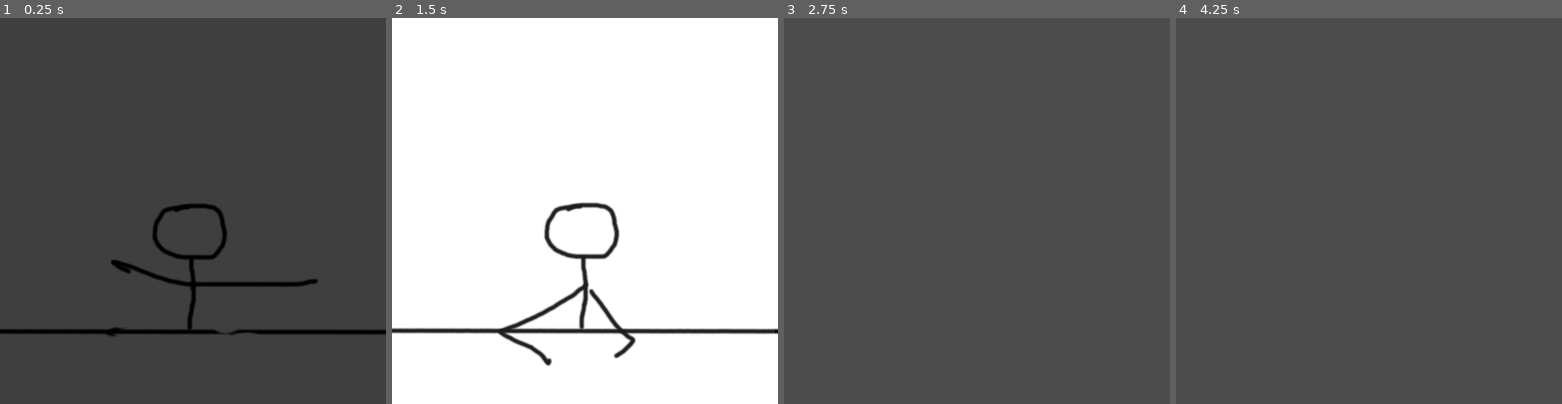
Above: before the commit, frames 1-4 (left to right).
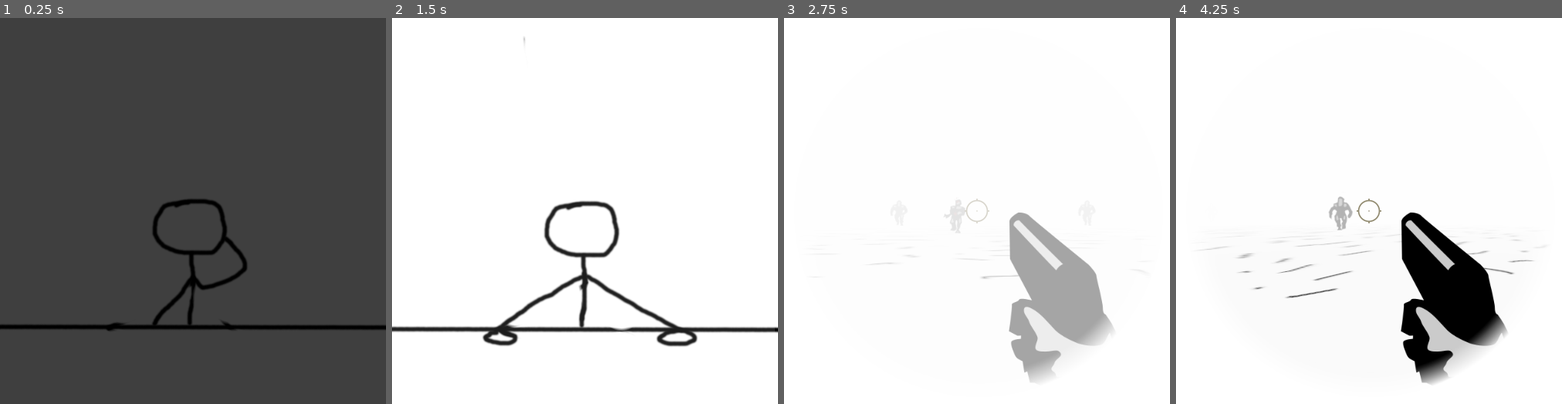
Above: after the commit, the same moments.

Repository: andresleonardobg/Cinco
Game: Godot game, scene res://scenes/final_dialog.tscn
Two runs of this game, one before a commit and one after it. Both use one fixed random seed, a clock stepped at 60 frames per second and the inputs below. This scene is started directly instead of the project's main scene.
Inputs (mouse positions are in pixels of both pictures, inside the frame that each line leads up to):
- Up to frame 1 (0.25 s): no input
- Up to frame 2 (1.5 s): tap Enter (ui_accept) at 0.5, 0.77 s; move the mouse to (669, 191) at 0.52 s; press the mouse at (669, 191) at 0.53 s; hold D (right) 0.53-1.28 s; move the mouse to (507, 230) at 1.27 s; release the mouse at (507, 230) at 1.28 s; hold S (down) from 1.28 s (still down); click (507, 230) at 1.35 s
- Up to frame 3 (2.75 s): tap Enter (ui_accept) at 1.52 s; move the mouse to (1015, 126) at 2.02 s; release S (down) at 2.03 s; press the mouse at (1015, 126) at 2.03 s; hold D (right) from 2.03 s (still down)
- Up to frame 4 (4.25 s): move the mouse to (1349, 288) at 2.77 s; release D (right) at 2.78 s; release the mouse at (1349, 288) at 2.78 s; hold W (up) 2.78-3.53 s; click (1349, 288) at 2.85 s; tap Enter (ui_accept) at 3.02, 3.77 s; move the mouse to (1484, 268) at 3.52 s; press the mouse at (1484, 268) at 3.53 s; hold A (left) from 3.53 s (still down)

The runs differ from the first frame. In frame 1, 4.1% of the frame differs, in the area x 0-100%, y 46-83%; in frame 2, 4.5%; in frame 3, 100%, in the area x 0-100%, y 0-100%; in frame 4, 100%.

Commit message:
scenes works

Diff:
--- a/scenes/3d/player.tscn
+++ b/scenes/3d/player.tscn
@@ -39,6 +39,21 @@
 "name": "shot",
 "speed": 10.0
 } ]
+
+[sub_resource type="Animation" id=7]
+resource_name = "fadeIn"
+tracks/0/type = "value"
+tracks/0/path = NodePath(".:color")
+tracks/0/interp = 1
+tracks/0/loop_wrap = true
+tracks/0/imported = false
+tracks/0/enabled = true
+tracks/0/keys = {
+"times": PoolRealArray( 0, 1 ),
+"transitions": PoolRealArray( 1, 1 ),
+"update": 0,
+"values": [ Color( 1, 1, 1, 1 ), Color( 1, 1, 1, 0 ) ]
+}
 
 [node name="player" type="KinematicBody"]
 script = ExtResource( 1 )
@@ -84,4 +99,16 @@
 texture = ExtResource( 4 )
 offset = Vector2( 500, 500 )
 
+[node name="ColorRect" type="ColorRect" parent="CanvasLayer"]
+margin_right = 500.0
+margin_bottom = 500.0
+color = Color( 1, 1, 1, 0 )
+__meta__ = {
+"_edit_use_anchors_": false
+}
+
+[node name="AnimationPlayer" type="AnimationPlayer" parent="CanvasLayer/ColorRect"]
+anims/fadeIn = SubResource( 7 )
+
 [connection signal="animation_finished" from="CanvasLayer/Control/AnimatedSprite" to="." method="_on_AnimatedSprite_animation_finished"]
+[connection signal="animation_finished" from="CanvasLayer/ColorRect/AnimationPlayer" to="." method="_on_AnimationPlayer_animation_finished"]
--- a/scenes/final_dialog.tscn
+++ b/scenes/final_dialog.tscn
@@ -66,7 +66,6 @@
 
 [node name="AnimatedSprite" type="AnimatedSprite" parent="."]
 frames = SubResource( 5 )
-frame = 1
 playing = true
 offset = Vector2( 250, 250 )
 
--- a/scenes/level.tscn
+++ b/scenes/level.tscn
@@ -136,6 +136,22 @@
 extents = Vector2( 58.6228, 32.0098 )
 
 [sub_resource type="Animation" id=18]
+resource_name = "fadeOut"
+length = 2.0
+tracks/0/type = "value"
+tracks/0/path = NodePath(".:color")
+tracks/0/interp = 1
+tracks/0/loop_wrap = true
+tracks/0/imported = false
+tracks/0/enabled = true
+tracks/0/keys = {
+"times": PoolRealArray( 0, 2 ),
+"transitions": PoolRealArray( 1, 1 ),
+"update": 0,
+"values": [ Color( 0, 0, 0, 0 ), Color( 0, 0, 0, 1 ) ]
+}
+
+[sub_resource type="Animation" id=19]
 tracks/0/type = "value"
 tracks/0/path = NodePath(".:modulate")
 tracks/0/interp = 1
@@ -143,10 +159,10 @@
 tracks/0/imported = false
 tracks/0/enabled = true
 tracks/0/keys = {
-"times": PoolRealArray( 0, 1 ),
-"transitions": PoolRealArray( 1, 1 ),
+"times": PoolRealArray( 0, 0.001, 1 ),
+"transitions": PoolRealArray( 1, 1, 1 ),
 "update": 0,
-"values": [ Color( 1, 1, 1, 1 ), Color( 1, 1, 1, 0 ) ]
+"values": [ Color( 1, 1, 1, 1 ), Color( 1, 1, 1, 1 ), Color( 1, 1, 1, 0 ) ]
 }
 
 [node name="level" type="Node2D"]
@@ -707,6 +723,18 @@
 [node name="CollisionShape2D" type="CollisionShape2D" parent="map/interaction/cabina/Area2D2"]
 shape = SubResource( 17 )
 
+[node name="ColorRect" type="ColorRect" parent="map/interaction/cabina"]
+visible = false
+margin_right = 500.0
+margin_bottom = 500.0
+color = Color( 0, 0, 0, 0 )
+__meta__ = {
+"_edit_use_anchors_": false
+}
+
+[node name="AnimationPlayer" type="AnimationPlayer" parent="map/interaction/cabina/ColorRect"]
+anims/fadeOut = SubResource( 18 )
+
 [node name="note" parent="map/interaction" instance=ExtResource( 22 )]
 position = Vector2( 1500, 1000 )
 node = NodePath("../interactive")
@@ -737,7 +765,7 @@
 }
 
 [node name="AnimationPlayer" type="AnimationPlayer" parent="navigationCam/fadeIn"]
-anims/fadeIn = SubResource( 18 )
+anims/fadeIn = SubResource( 19 )
 
 [connection signal="animation_finished" from="map/firtsDoor/AnimationPlayer" to="map/firtsDoor" method="_on_AnimationPlayer_animation_finished"]
 [connection signal="timeout" from="map/navigation/door3/Timer" to="map/navigation/door3" method="_on_Timer_timeout"]
@@ -760,5 +788,5 @@
 [connection signal="input_event" from="map/interaction/tablet" to="map/interaction/tablet" method="_on_tablet_input_event"]
 [connection signal="area_entered" from="map/interaction/cabina/Area2D" to="map/interaction/cabina" method="_on_Area2D_area_entered"]
 [connection signal="input_event" from="map/interaction/cabina/Area2D2" to="map/interaction/cabina" method="_on_Area2D2_input_event"]
-[connection signal="input_event" from="map/interaction/cabina/Area2D2" to="navigationCam/fadeIn" method="_on_Area2D2_input_event"]
+[connection signal="animation_finished" from="map/interaction/cabina/ColorRect/AnimationPlayer" to="map/interaction/cabina" method="_on_AnimationPlayer_animation_finished"]
 [connection signal="animation_finished" from="navigationCam/fadeIn/AnimationPlayer" to="navigationCam/fadeIn" method="_on_AnimationPlayer_animation_finished"]
--- a/scripts/3d/player.gd
+++ b/scripts/3d/player.gd
@@ -7,7 +7,8 @@
 
 func _ready() -> void:
 	Input.set_mouse_mode(Input.MOUSE_MODE_CAPTURED)
-	pass # Replace with function body.
+
+	$CanvasLayer/ColorRect/AnimationPlayer.play("fadeIn")
 
 func _input(event: InputEvent) -> void:
 	if Input.is_action_pressed("click"):
@@ -48,3 +49,7 @@
 
 func _on_AnimatedSprite_animation_finished() -> void:
 	$CanvasLayer/Control/AnimatedSprite.playing = false
+
+
+func _on_AnimationPlayer_animation_finished(anim_name: String) -> void:
+	pass # Replace with function body.
--- a/scripts/Global.gd
+++ b/scripts/Global.gd
@@ -11,13 +11,13 @@
 var inRoom = true
 var firts_dialog = true
 var dialog = load("res://scenes/dialogs.tscn")
-onready var node = get_node("/root/level")
+var node_level
 
 #nav visible and block obj
 var vis = true
 var obj = false
 
-func show_dialog(t):
+func show_dialog(t, node):
 	var d = dialog.instance()
 	d.textSelected = t
 	node.add_child(d)
@@ -28,28 +28,33 @@
 func _process(delta: float) -> void:
 	#dialogos
 	if map:
+		if get_tree().get_current_scene().get_name() == "level":
 		#cuando se encuentra por primera vez al viejo
-		if map.y == -4000 and map.x == 0 and firts_dialog:
-			show_dialog(1)
-			firts_dialog = false
-		#luego de cargar el software
-		if map.y == -4000 and softwareLoad:
-			show_dialog(2)
-			softwareLoad = false
-			for d in nav:
-				if d.name == 'door7':
-					d.block = false
+			if map.y == -4000 and map.x == 0 and firts_dialog:
+				show_dialog(1, node_level)
+				firts_dialog = false
+			#luego de cargar el software
+			if map.y == -4000 and softwareLoad:
+				show_dialog(2, node_level)
+				softwareLoad = false
+				for d in nav:
+					if d.name == 'door7':
+						d.block = false
 
 	#abrir cabina principal
-	if cabina:
-		for d in nav:
-				if d.name == 'door26':
-					d.block = false
+	if get_tree().get_current_scene().get_name() == "level":
+		if cabina:
+			for d in nav:
+					if d.name != null and d.name == 'door26':
+						d.block = false
 
 
 	#nav visible
-	for d in nav:
-		d.visible = vis
+		for d in nav:
+			d.visible = vis
+
+	else:
+		pass
 
 func insert_child(area, nm, parent):
 	# area.queue_free()
--- a/scripts/cabina.gd
+++ b/scripts/cabina.gd
@@ -2,7 +2,6 @@
 
 
 func _on_Area2D_area_entered(area: Area2D) -> void:
-	print(area.name)
 	if area.name == 'capsule':
 		area.queue_free()
 		$Area2D2.visible = true
@@ -10,4 +9,9 @@
 
 func _on_Area2D2_input_event(viewport: Node, event: InputEvent, shape_idx: int) -> void:
 	if Input.is_action_pressed("click"):
-		print('cambiar de escena')
+		$ColorRect.visible = true
+		$ColorRect/AnimationPlayer.play("fadeOut")
+
+
+func _on_AnimationPlayer_animation_finished(anim_name: String) -> void:
+	get_tree().change_scene("res://scenes/final_dialog.tscn")
--- a/scripts/fadeIn.gd
+++ b/scripts/fadeIn.gd
@@ -6,9 +6,3 @@
 func _on_AnimationPlayer_animation_finished(anim_name: String) -> void:
 	$AnimationPlayer.stop()
 	self.visible = false
-
-
-func _on_Area2D2_input_event(viewport: Node, event: InputEvent, shape_idx: int) -> void:
-	self.visible = true
-	$AnimationPlayer.play_backwards("fadeIn")
-	get_tree().change_scene("res://scenes/final_dialog.tscn")
--- a/scripts/final_dialog.gd
+++ b/scripts/final_dialog.gd
@@ -26,4 +26,4 @@
 
 
 func _on_AnimationPlayer2_animation_finished(anim_name: String) -> void:
-	self.queue_free()
+	get_tree().change_scene("res://scenes/3d/flashback.tscn")
--- a/scripts/level.gd
+++ b/scripts/level.gd
@@ -6,6 +6,7 @@
 
 # Called when the node enters the scene tree for the first time.
 func _ready() -> void:
+	Global.node_level = get_node("/root/level")
 	pass
 
 # Called every frame. 'delta' is the elapsed time since the previous frame.
Not shown: 1 places in scenes/3d/player.tscn that only renumber resources
Not shown: 1 places in scenes/level.tscn that only renumber resources
Not shown, changed: assets/video/test.webm
